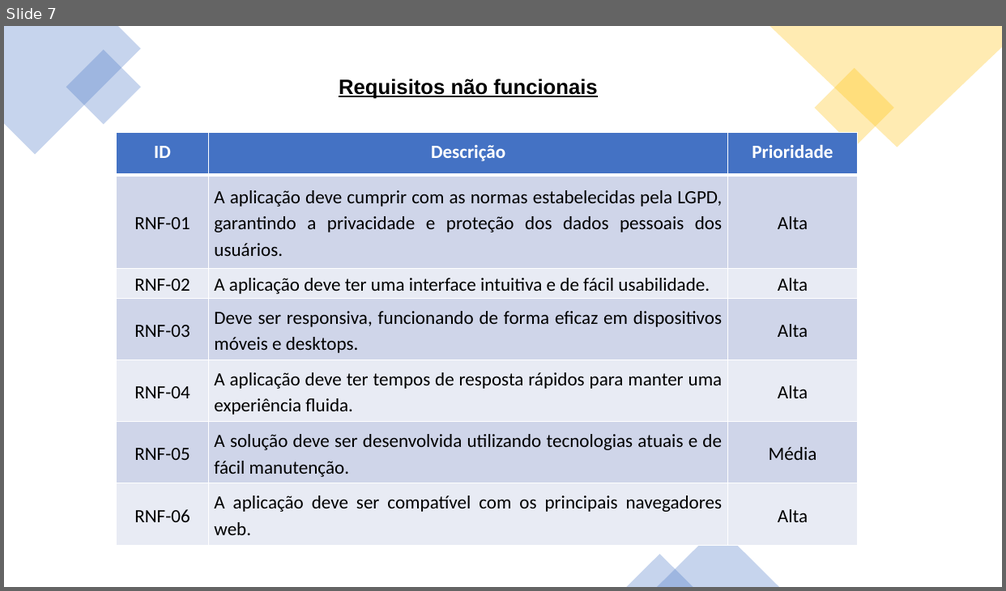
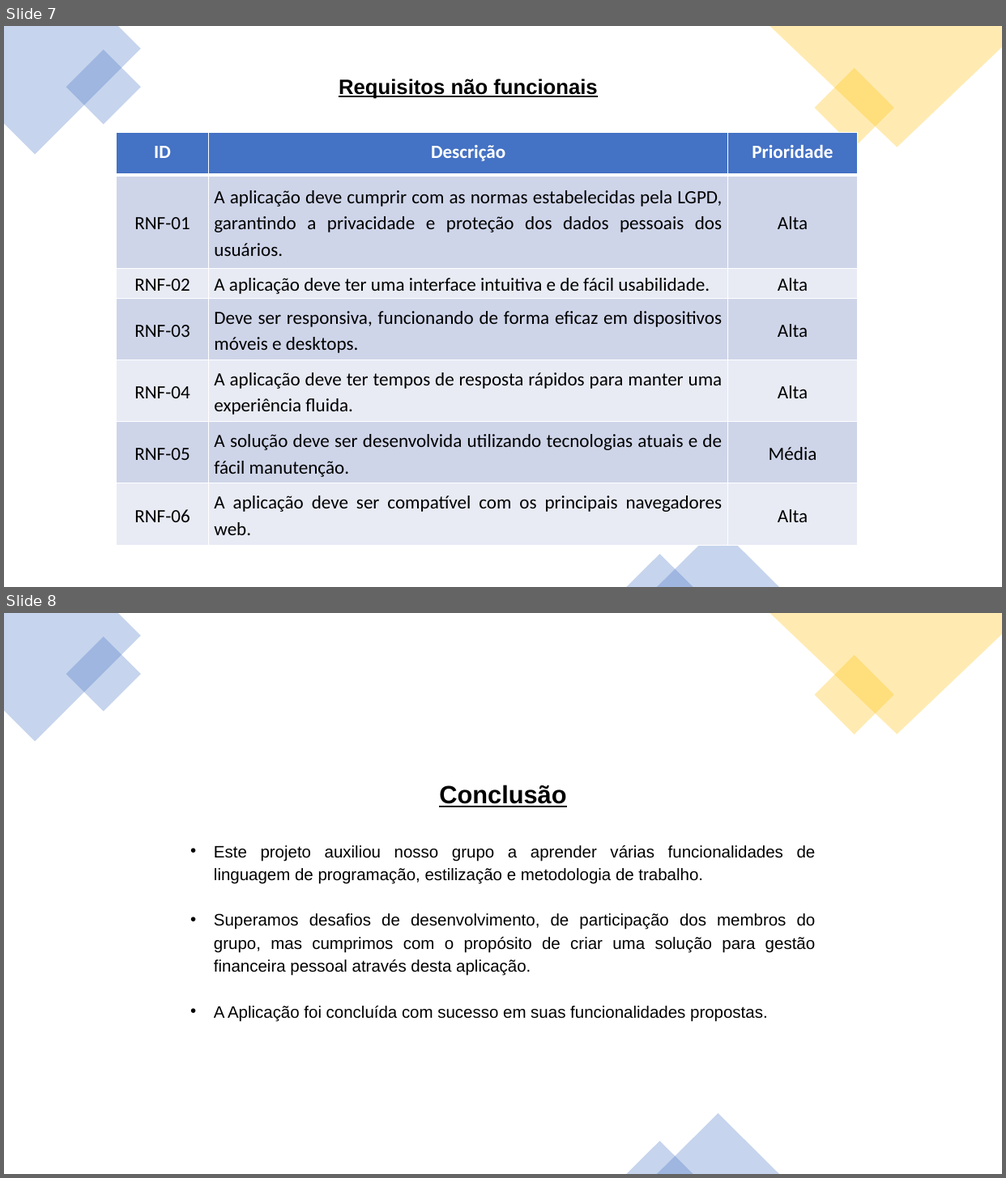
Before and after one commit to ICEI-PUC-Minas-PMV-ADS/pmv-ads-2023-2-e1-proj-web-t7-financas-pessoais, a slide deck: apresentacao/apresentacao.pptx. Shown one above the other, each under a label of ours: slide 7 before the commit, slides 7 and 8 after it. The pictures are 1006x591 and 1006x1178 pixels, drawn with LibreOffice and Linux fonts; fonts in the diff are those of the drawing. Boxes give left, top, right and bottom in pixels: in the first picture for what was removed or moved away, otherwise in the second. Text is boxed around its words. In the diff, an @@ line names an element or a change of style, - is before the commit and + after.

Commit message:
Atualização Arquivo PPT

```diff
--- a/apresentacao/apresentacao.pptx
+++ b/apresentacao/apresentacao.pptx
@@ slide 8 added at [4, 613, 1002, 1174], background #FFFFFF @@
@@ freeform shape added at [4, 613, 141, 742], fill #4472C4 at 30% opacity @@
@@ rectangle added at [66, 636, 142, 712], fill #4472C4 at 30% opacity @@
@@ freeform shape added at [769, 613, 1002, 735], fill #FFC000 at 30% opacity @@
@@ rectangle added at [814, 655, 893, 735], fill #FFC000 at 30% opacity @@
@@ text added at [214, 785, 816, 1022], 16 pt, text #000000 @@
+Conclusão
+• Este projeto auxiliou nosso grupo a aprender várias funcionalidades de linguagem de programação, estilização e metodologia de trabalho.
+• Superamos desafios de desenvolvimento, de participação dos membros do grupo, mas cumprimos com o propósito de criar uma solução para gestão financeira pessoal através desta aplicação.
+• A Aplicação foi concluída com sucesso em suas funcionalidades propostas.
@@ triangle added at [657, 1114, 779, 1174], fill #4472C4 at 30% opacity @@
@@ triangle added at [627, 1142, 693, 1174], fill #4472C4 at 30% opacity @@
```
